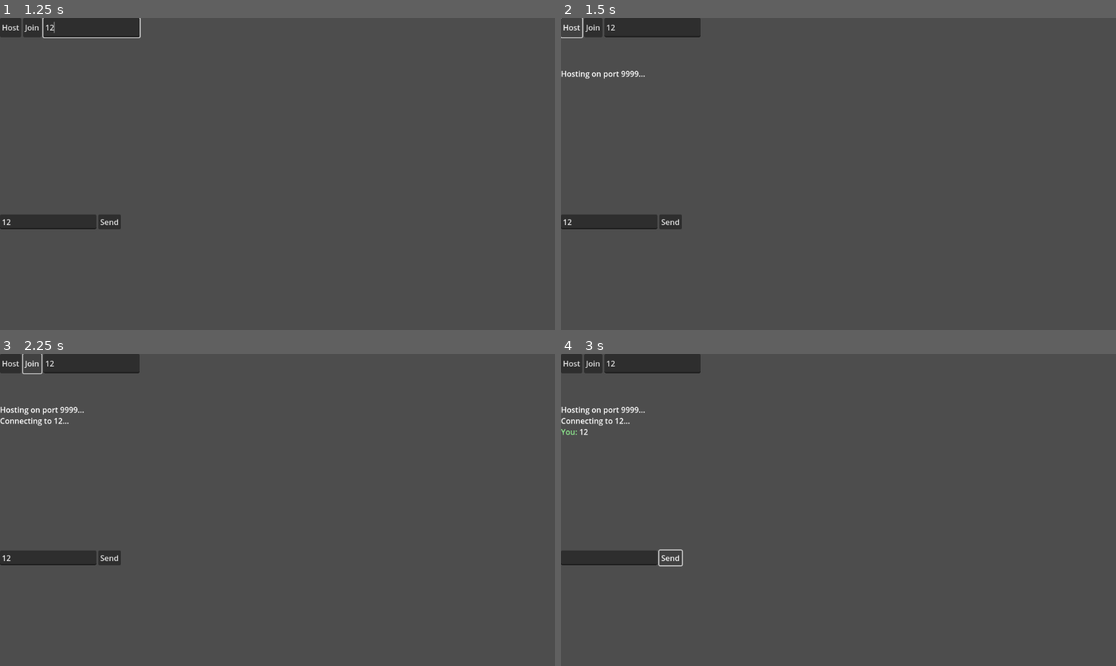
Above: before the commit, frames 1-4 (two rows, left to right).
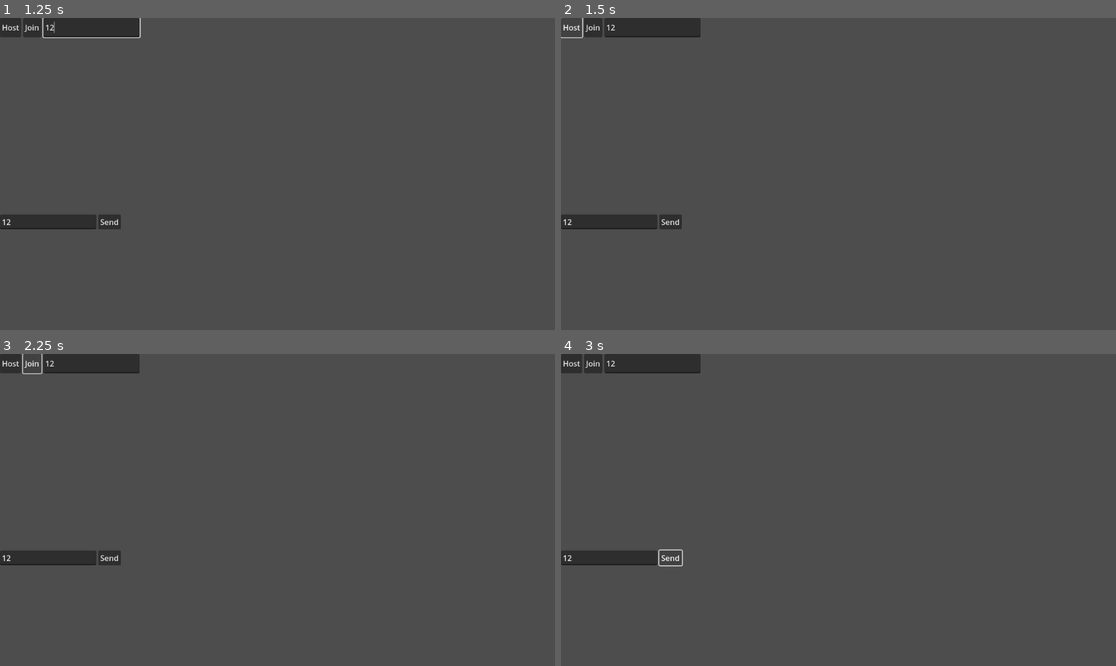
Above: after the commit, the same moments.

Repository: adnjoo/slimefall-2
Game: Godot game, scene res://scenes/ChatRoom.tscn
Same seed, same stepped clock (60 frames per second), same inputs: the game is played once before the commit and once after it.
Inputs (mouse positions are in pixels of both pictures, inside the frame that each line leads up to):
- Up to frame 1 (1.25 s): click (49, 220) at 0.52 s; type "12" at 0.6 s; click (88, 27) at 0.75 s; type "12" at 0.83 s
- Up to frame 2 (1.5 s): click "Host" at 1.25 s
- Up to frame 3 (2.25 s): click "Join" at 2 s
- Up to frame 4 (3 s): click "Send" at 2.75 s

Frame 1 is identical in both runs. In frame 2, 0.2% of the frame differs, in the area x 0-16%, y 16-20%; in frame 3, 0.3%; in frame 4, 0.3%, in the area x 0-16%, y 16-67%.
Error after the commit: Parse Error: Identifier "GDSync" not declared in the current scope. (res://scripts/ChatRoom.gd:19)

Commit message:
gds edit (#7)
* script

* edit

* edit

* wip

Diff:
--- a/scripts/ChatRoom.gd
+++ b/scripts/ChatRoom.gd
@@ -5,9 +5,8 @@
 @onready var send_button = $VBoxContainer/HBoxContainer/SendButton
 @onready var host_button = $HBoxContainer/HostButton
 @onready var join_button = $HBoxContainer/JoinButton
-@onready var ip_input = $HBoxContainer/IPInput
+@onready var ip_input = $HBoxContainer/IPInput  # Used as lobby name input
 
-const PORT = 9999
 var is_host = false
 
 func _ready():
@@ -16,11 +15,18 @@
 	host_button.pressed.connect(_host_game)
 	join_button.pressed.connect(_join_game)
 
-	var mp = get_tree().get_multiplayer()
-	mp.peer_connected.connect(_on_peer_connected)
-	mp.peer_disconnected.connect(_on_peer_disconnected)
-	mp.connected_to_server.connect(_on_connected_to_server)
-	mp.connection_failed.connect(_on_connection_failed)
+	# GD-Sync signals
+	GDSync.connected.connect(_on_connected)
+	GDSync.connection_failed.connect(_on_connection_failed)
+	GDSync.disconnected.connect(_on_disconnected)
+	GDSync.lobby_created.connect(_on_lobby_created)
+	GDSync.lobby_creation_failed.connect(_on_lobby_creation_failed)
+	GDSync.lobby_joined.connect(_on_lobby_joined)
+	GDSync.lobby_join_failed.connect(_on_lobby_join_failed)
+	GDSync.client_joined.connect(_on_client_joined)
+
+	# Expose chat function
+	GDSync.expose_func(receive_message)
 
 func _on_send_pressed():
 	_send_message(chat_input.text)
@@ -32,54 +38,79 @@
 	if msg.strip_edges() == "":
 		return
 
-	# Show locally
-	chat_log.push_color(Color.LIGHT_GREEN)
-	chat_log.append_text("You: ")
-	chat_log.pop()
-	chat_log.append_text(msg + "\n")
-	chat_log.scroll_to_line(chat_log.get_line_count())
+	add_message("You", msg, Color.CYAN)
 	chat_input.clear()
 
-	# Send to others via RPC
-	rpc("receive_message", msg)
+	# Send to others using GD-Sync remote call
+	GDSync.call_func(receive_message, [msg])
 
-@rpc("any_peer")
-func receive_message(msg: String):
-	var peer_id = get_tree().get_multiplayer().get_remote_sender_id()
-	var name = "Client %s" % peer_id if is_host and peer_id != 1 else "Host"
+func receive_message(msg: String) -> void:
+	var sender_id = GDSync.get_sender_id()
+	var name = "Client %s" % sender_id if !GDSync.is_host() else "Host"
+	add_message(name, msg, Color.YELLOW)
 
-	chat_log.push_color(Color.SKY_BLUE)
+func add_message(name: String, msg: String, color: Color):
+	chat_log.push_color(color)
 	chat_log.append_text("%s: " % name)
 	chat_log.pop()
 	chat_log.append_text(msg + "\n")
 	chat_log.scroll_to_line(chat_log.get_line_count())
 
 func _host_game():
-	var peer = ENetMultiplayerPeer.new()
-	peer.create_server(PORT)
-	get_tree().get_multiplayer().multiplayer_peer = peer
 	is_host = true
-	chat_log.append_text("Hosting on port %d...\n" % PORT)
+	var lobby_name = ip_input.text.strip_edges()
+	if lobby_name == "":
+		add_message("System", "Enter a lobby name to host.", Color.RED)
+		return
+
+	GDSync.connected.connect(func ():
+		GDSync.create_lobby(lobby_name, "", true, 10, {})
+		await get_tree().create_timer(0.1).timeout
+		GDSync.join_lobby(lobby_name, "")
+	)
+
+	GDSync.start_multiplayer()
 
 func _join_game():
-	var ip = ip_input.text.strip_edges()
-	if ip == "":
-		chat_log.append_text("Enter a valid IP!\n")
+	is_host = false
+	var lobby_name = ip_input.text.strip_edges()
+	if lobby_name == "":
+		add_message("System", "Enter a lobby name to join.", Color.RED)
 		return
 
-	var peer = ENetMultiplayerPeer.new()
-	peer.create_client(ip, PORT)
-	get_tree().get_multiplayer().multiplayer_peer = peer
-	chat_log.append_text("Connecting to %s...\n" % ip)
+	GDSync.connected.connect(func ():
+		GDSync.join_lobby(lobby_name, "")
+	)
 
-func _on_peer_connected(id):
-	chat_log.append_text("Peer %d connected.\n" % id)
+	GDSync.start_multiplayer()
 
-func _on_peer_disconnected(id):
-	chat_log.append_text("Peer %d disconnected.\n" % id)
+func _on_connected():
+	add_message("System", "Connected via GD-Sync.", Color.GRAY)
 
-func _on_connected_to_server():
-	chat_log.append_text("Connected to server!\n")
+func _on_disconnected():
+	add_message("System", "Disconnected from GD-Sync.", Color.GRAY)
 
-func _on_connection_failed():
-	chat_log.append_text("Connection failed.\n")
+func _on_lobby_created(lobby_name: String):
+	add_message("System", "Lobby '%s' created successfully." % lobby_name, Color.GREEN)
+
+func _on_lobby_creation_failed(lobby_name: String, error: int):
+	add_message("System", "Failed to create lobby '%s'. Error: %d" % [lobby_name, error], Color.RED)
+
+func _on_lobby_joined(lobby_name: String):
+	add_message("System", "Joined lobby '%s' successfully." % lobby_name, Color.GREEN)
+
+func _on_lobby_join_failed(lobby_name: String, error: int):
+	add_message("System", "Failed to join lobby '%s'. Error: %d" % [lobby_name, error], Color.RED)
+
+func _on_connection_failed(error: int):
+	match error:
+		ENUMS.CONNECTION_FAILED.INVALID_PUBLIC_KEY:
+			add_message("System", "Invalid API key.", Color.RED)
+		ENUMS.CONNECTION_FAILED.TIMEOUT:
+			add_message("System", "Connection timed out.", Color.RED)
+		_:
+			add_message("System", "Unknown connection error: %d" % error, Color.RED)
+
+func _on_client_joined(client_id: int):
+	print("Client %d joined the lobby." % client_id)
+	add_message("System", "Client %d joined the lobby." % client_id, Color.LIGHT_BLUE)
